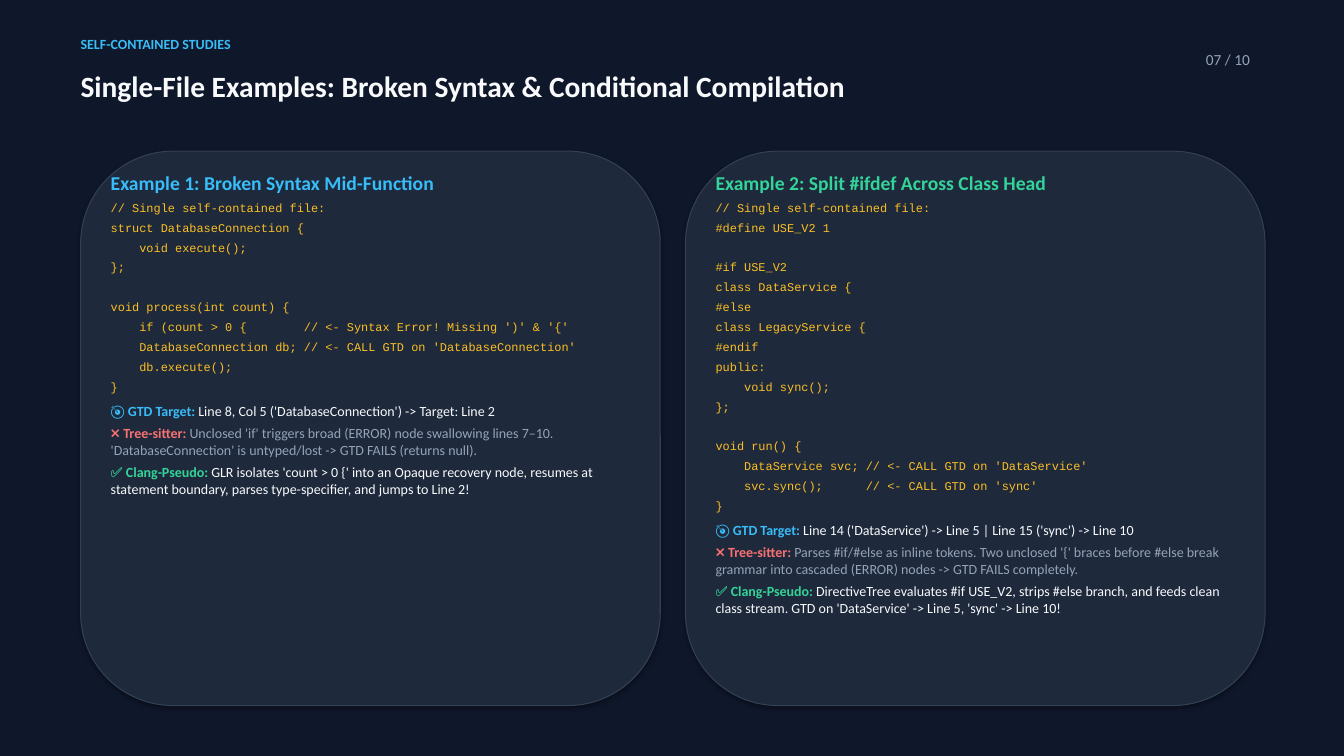
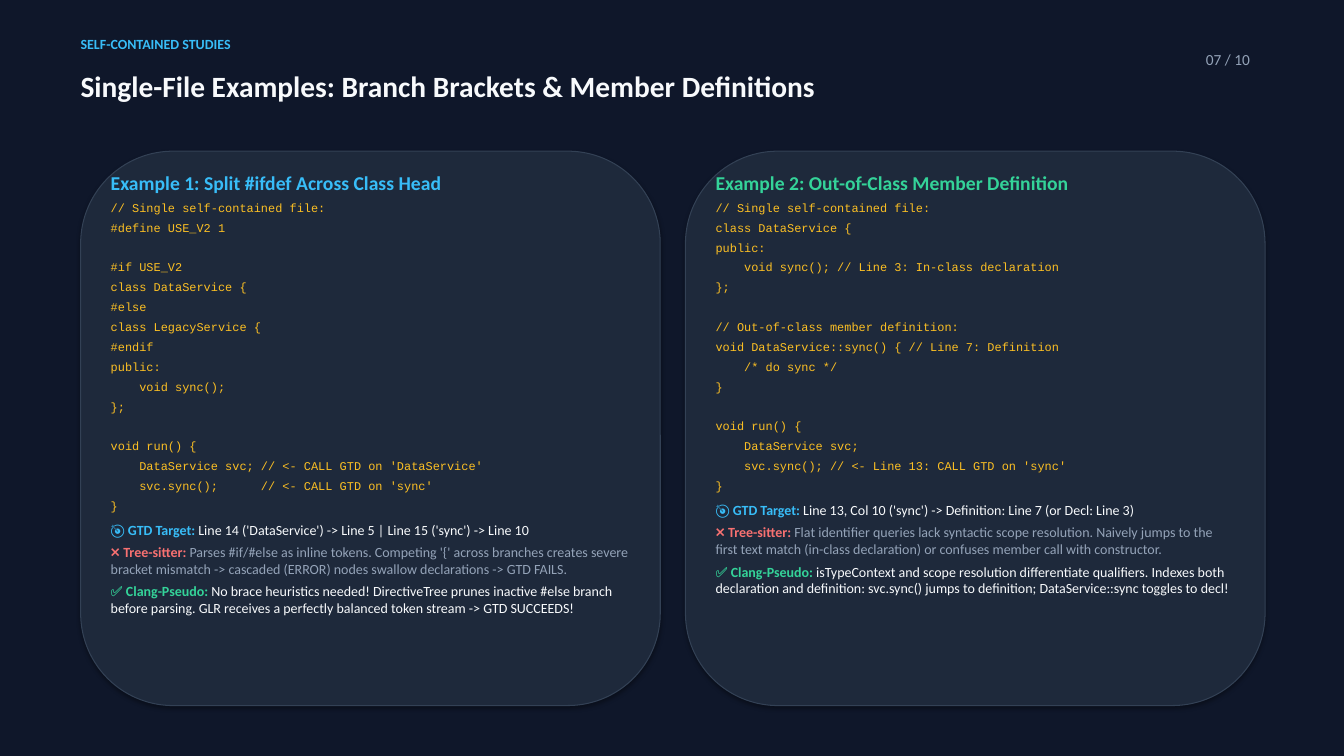
Before and after one commit to ArcsinX/llvm-project, a slide deck: slide 7 of clang-tools-extra/clangd/presentation_clangd_pseudoparser.pptx. Drawn at 1344x756 pixels with LibreOffice and Linux fonts; fonts in the diff are those of the drawing. Boxes give left, top, right and bottom in pixels: in the first picture for what was removed or moved away, otherwise in the second. Text is boxed around its words. In the diff, an @@ line names an element or a change of style, - is before the commit and + after.

```diff
--- a/clang-tools-extra/clangd/presentation_clangd_pseudoparser.pptx
+++ b/clang-tools-extra/clangd/presentation_clangd_pseudoparser.pptx
@@ text at (81, 76, 815, 102): text changed @@
-Single-File Examples: Broken Syntax & Conditional Compilation
+Single-File Examples: Branch Brackets & Member Definitions
@@ text at (111, 176, 628, 616): text changed @@
-Example 1: Broken Syntax Mid-Function
-// Single self-contained file:
-struct DatabaseConnection {
-void execute();
-};
-void process(int count) {
-if (count > 0 { // <- Syntax Error! Missing ')' & '{'
-DatabaseConnection db; // <- CALL GTD on 'DatabaseConnection'
-db.execute();
-}
-🎯 GTD Target: Line 8, Col 5 ('DatabaseConnection') -> Target: Line 2
-❌ Tree-sitter: Unclosed 'if' triggers broad (ERROR) node swallowing lines 7–10. 'DatabaseConnection' is untyped/lost -> GTD FAILS (returns null).
-✅ Clang-Pseudo: GLR isolates 'count > 0 {' into an Opaque recovery node, resumes at statement boundary, parses type-specifier, and jumps to Line 2!
+Example 1: Split #ifdef Across Class Head
+// Single self-contained file:
+#define USE_V2 1
+#if USE_V2
+class DataService {
+#else
+class LegacyService {
+#endif
+public:
+void sync();
+};
+void run() {
+DataService svc; // <- CALL GTD on 'DataService'
+svc.sync(); // <- CALL GTD on 'sync'
+}
+🎯 GTD Target: Line 14 ('DataService') -> Line 5 | Line 15 ('sync') -> Line 10
+❌ Tree-sitter: Parses #if/#else as inline tokens. Competing '{' across branches creates severe bracket mismatch -> cascaded (ERROR) nodes swallow declarations -> GTD FAILS.
+✅ Clang-Pseudo: No brace heuristics needed! DirectiveTree prunes inactive #else branch before parsing. GLR receives a perfectly balanced token stream -> GTD SUCCEEDS!
@@ text at (716, 176, 1229, 596): text changed @@
-Example 2: Split #ifdef Across Class Head
-// Single self-contained file:
-#define USE_V2 1
-#if USE_V2
-class DataService {
-#else
-class LegacyService {
-#endif
-public:
-void sync();
-};
-void run() {
-DataService svc; // <- CALL GTD on 'DataService'
-svc.sync(); // <- CALL GTD on 'sync'
-}
-🎯 GTD Target: Line 14 ('DataService') -> Line 5 | Line 15 ('sync') -> Line 10
-❌ Tree-sitter: Parses #if/#else as inline tokens. Two unclosed '{' braces before #else break grammar into cascaded (ERROR) nodes -> GTD FAILS completely.
-✅ Clang-Pseudo: DirectiveTree evaluates #if USE_V2, strips #else branch, and feeds clean class stream. GTD on 'DataService' -> Line 5, 'sync' -> Line 10!
+Example 2: Out-of-Class Member Definition
+// Single self-contained file:
+class DataService {
+public:
+void sync(); // Line 3: In-class declaration
+};
+// Out-of-class member definition:
+void DataService::sync() { // Line 7: Definition
+/* do sync */
+}
+void run() {
+DataService svc;
+svc.sync(); // <- Line 13: CALL GTD on 'sync'
+}
+🎯 GTD Target: Line 13, Col 10 ('sync') -> Definition: Line 7 (or Decl: Line 3)
+❌ Tree-sitter: Flat identifier queries lack syntactic scope resolution. Naively jumps to the first text match (in-class declaration) or confuses member call with constructor.
+✅ Clang-Pseudo: isTypeContext and scope resolution differentiate qualifiers. Indexes both declaration and definition: svc.sync() jumps to definition; DataService::sync toggles to decl!
```
Also in this commit, not shown: 1 other slide changed, 5 other files.
